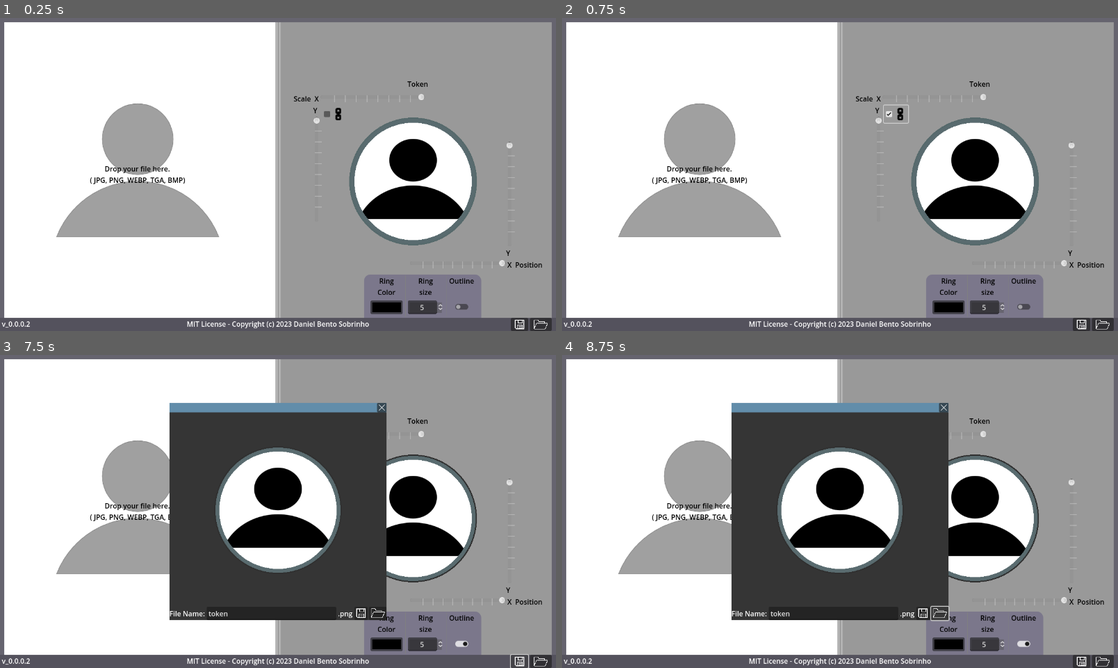
Above: before the commit, frames 1-4 (two rows, left to right).
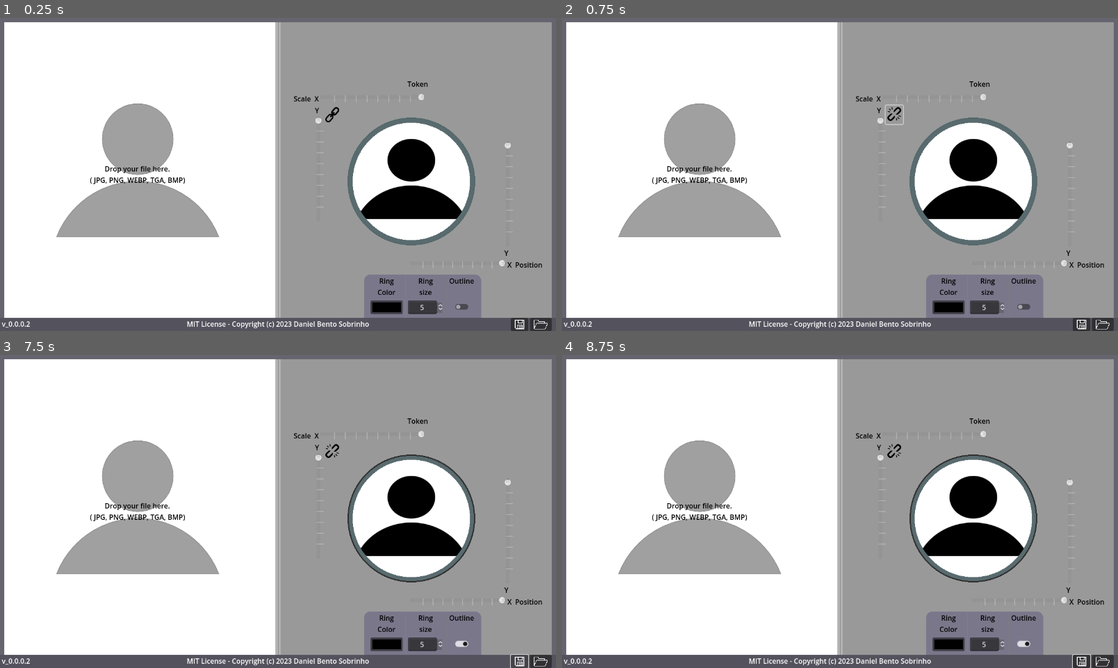
Above: after the commit, the same moments.

Repository: Daniel3dartist/Go.Token
Game: Godot game, scene res://Scenes/Main.tscn
Two runs of this game, one before a commit and one after it. Both use one fixed random seed, a clock stepped at 60 frames per second and the inputs below.
Inputs (mouse positions are in pixels of both pictures, inside the frame that each line leads up to):
- Up to frame 1 (0.25 s): no input
- Up to frame 2 (0.75 s): click "true" at 0.5 s
- Up to frame 3 (7.5 s): click (461, 642) at 1.25 s; click (539, 661) at 2 s; click "true" at 2.75 s; click (461, 642) at 3.5 s; click (539, 661) at 4.25 s; click "true" at 5 s; click (461, 642) at 5.75 s; click (539, 661) at 6.5 s; click (517, 661) at 7.25 s
- Up to frame 4 (8.75 s): click (940, 614) at 8.02 s

The runs differ from the first frame. In frame 1, 0.9% of the frame differs, in the area x 56-93%, y 28-76%; in frame 2, 1.0%; in frame 3, 26%; in frame 4, 26%, in the area x 30-96%, y 15-100%.
Error after the commit: Invalid assignment of property or key 'visible' with value of type 'bool' on a base object of type 'null instance'. (res://Scripts/Main.gd:118)

Commit message:
Refactoring project for Godot 4

Diff:
--- a/Scenes/Main.tscn
+++ b/Scenes/Main.tscn
@@ -1,12 +1,13 @@
-[gd_scene load_steps=21 format=3 uid="uid://bvh25fep7v8m7"]
+[gd_scene load_steps=22 format=3 uid="uid://bvh25fep7v8m7"]
 
 [ext_resource type="Texture2D" uid="uid://l6fjq0aoscvs" path="res://Base_Image/Char_Base_Image.png" id="1"]
 [ext_resource type="Shader" path="res://shader/Token_Shader.gdshader" id="2"]
 [ext_resource type="Texture2D" uid="uid://bwhiplm3iggjp" path="res://Base_Image/Char_Base_Image_300x300p.png" id="3"]
+[ext_resource type="Texture2D" uid="uid://du40a58fx6fw8" path="res://Base_Image/link-icon_32.webp" id="3_xeieg"]
 [ext_resource type="Script" path="res://Scripts/Main.gd" id="4"]
+[ext_resource type="Texture2D" uid="uid://cwdgu1k1dxasp" path="res://Base_Image/broken-link-icon_32.png" id="4_lg1ei"]
 [ext_resource type="Texture2D" uid="uid://rs0trjsrfmjp" path="res://Base_Image/open-folder-outline-icon.png" id="5"]
 [ext_resource type="Script" path="res://Scripts/Token_TextureRect.gd" id="6"]
-[ext_resource type="Texture2D" uid="uid://fwjdyr4f4dbu" path="res://Base_Image/Chain_Ico.png" id="7"]
 [ext_resource type="Texture2D" uid="uid://bndik2sxctp8y" path="res://Base_Image/save-icon.png" id="8"]
 [ext_resource type="Script" path="res://Scripts/Save_Button.gd" id="9"]
 
@@ -270,11 +271,15 @@
 size_flags_horizontal = 3
 
 [node name="CheckBox" type="CheckBox" parent="Panel/HBoxContainer/Panel2/CenterContainer/Token/HBoxContainer/VBoxContainer/HBoxContainer2"]
-custom_minimum_size = Vector2(56, 40)
-layout_mode = 2
-size_flags_vertical = 0
-icon = ExtResource("7")
-icon_alignment = 2
+custom_minimum_size = Vector2(32, 32)
+layout_mode = 2
+size_flags_vertical = 0
+theme_override_icons/checked = ExtResource("3_xeieg")
+theme_override_icons/unchecked = ExtResource("4_lg1ei")
+button_pressed = true
+flat = true
+alignment = 1
+icon_alignment = 1
 expand_icon = true
 
 [node name="is_checked" type="Label" parent="Panel/HBoxContainer/Panel2/CenterContainer/Token/HBoxContainer/VBoxContainer/HBoxContainer2/CheckBox"]
@@ -284,20 +289,14 @@
 offset_bottom = 14.0
 text = "true"
 
+[node name="Container2" type="Container" parent="Panel/HBoxContainer/Panel2/CenterContainer/Token/HBoxContainer/VBoxContainer/HBoxContainer2"]
+custom_minimum_size = Vector2(4, 0)
+layout_mode = 2
+
 [node name="CenterContainer" type="CenterContainer" parent="Panel/HBoxContainer/Panel2/CenterContainer/Token/HBoxContainer/VBoxContainer/HBoxContainer2"]
 layout_mode = 2
 
 [node name="Token_TextureRect" type="TextureRect" parent="Panel/HBoxContainer/Panel2/CenterContainer/Token/HBoxContainer/VBoxContainer/HBoxContainer2/CenterContainer"]
-material = SubResource("12")
-custom_minimum_size = Vector2(300, 300)
-layout_mode = 2
-texture = ExtResource("3")
-expand_mode = 1
-stretch_mode = 2
-script = ExtResource("6")
-
-[node name="Token_TextureRect2" type="TextureRect" parent="Panel/HBoxContainer/Panel2/CenterContainer/Token/HBoxContainer/VBoxContainer/HBoxContainer2/CenterContainer"]
-visible = false
 material = SubResource("12")
 custom_minimum_size = Vector2(300, 300)
 layout_mode = 2
@@ -771,21 +770,6 @@
 icon_alignment = 1
 expand_icon = true
 
-[node name="CenterContainer" type="CenterContainer" parent="."]
-visible = false
-layout_mode = 0
-anchor_right = 1.0
-anchor_bottom = 1.0
-
-[node name="Label" type="Label" parent="."]
-visible = false
-layout_mode = 0
-offset_left = 296.0
-offset_top = 128.0
-offset_right = 336.0
-offset_bottom = 142.0
-theme_override_colors/font_color = Color(0, 0, 0, 1)
-
 [connection signal="value_changed" from="Panel/HBoxContainer/Panel2/CenterContainer/Token/HBoxContainer/VBoxContainer/X …(216 unchanged characters)…
 [connection signal="value_changed" from="Panel/HBoxContainer/Panel2/CenterContainer/Token/HBoxContainer/VBoxContainer/H …(231 unchanged characters)…
 [connection signal="value_changed" from="Panel/HBoxContainer/Panel2/CenterContainer/Token/HBoxContainer/VBoxContainer/H …(240 unchanged characters)…
--- a/Scripts/Main.gd
+++ b/Scripts/Main.gd
@@ -3,7 +3,6 @@
 
 var BASE_PATH = OS.get_executable_path().get_base_dir() #'user://'
 var platform = OS.get_name()
-#var is_mouse_in : bool = false
 
 var app_name = 'org.godotengine.gotoken'
 
@@ -17,7 +16,6 @@
 func _ready():
 	if platform == 'Android':
 		BASE_PATH = 'Pictures'
-	$'Label'.text = 'Base: %s\nSecond: %s' % [BASE_PATH, platform]
 	var dir_open = $'ColorRect/HBoxContainer/Dir'
 	get_tree().get_root().connect("files_dropped", Callable(self, "_on_files_dropped"))
 	init()
@@ -65,7 +63,7 @@
 	var path = BASE_PATH + '/tokens/'
 	print(path + save_path)
 	img.save_png(str(path + save_path))
-	if platform == 'HTML5':
+	if platform == 'Web':
 		var buf = img.save_png_to_buffer()
 		JavaScriptBridge.download_buffer(buf, save_path)
 
--- a/Scripts/Save_Button.gd
+++ b/Scripts/Save_Button.gd
@@ -1,11 +1,10 @@
 extends Button
-
 
 var platform = OS.get_name()
 
 
 func _ready():
-	if platform == "HTML5":
+	if platform == "Web":
 		self.get_parent().get_node("Dir").visible = false
 		self.icon = load("res://Base_Image/download-install-line-icon-White.png")
 	else:
--- a/Scripts/Save_PNG_Token_File_button.gd
+++ b/Scripts/Save_PNG_Token_File_button.gd
@@ -5,7 +5,7 @@
 
 
 func _ready():
-	if platform == "HTML5":
+	if platform == "Web":
 		self.icon = load("res://Base_Image/download-image-icon-White.png")
 		self.get_parent().get_node("Dir").visible = false
 	else:
--- a/Scripts/save_panel.gd
+++ b/Scripts/save_panel.gd
@@ -1,13 +1,13 @@
 extends Panel
 
-var is_index = OS.get_executable_path()
+var platform = OS.get_name()
 var is_block : bool = false
 var dragging: bool = false
 var off_set: Vector2
 
 func _ready():
 	var dir_open = $'VBoxContainer/HBoxContainer2/Dir_path'
-	if is_index == 'index':
+	if platform == 'Web':
 		dir_open.visible = false
 	else:
 		dir_open.visible = true
Binary file added: Base_Image/broken-link-icon_32.png
Not shown, added: Base_Image/broken-link-icon_32.png.import
Binary file added: Base_Image/link-icon_32.webp
Not shown, added: Base_Image/link-icon_32.webp.import
